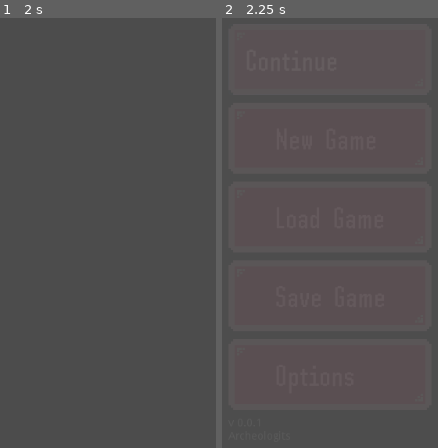
Above: before the commit, frames 1-2 (left to right).
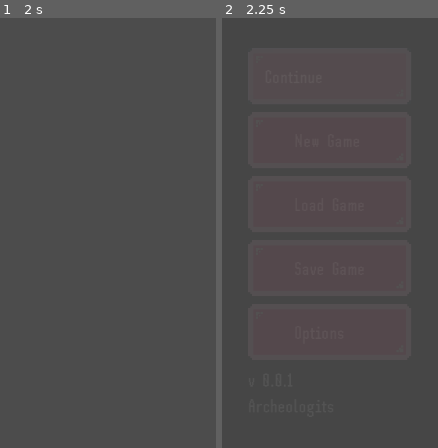
Above: after the commit, the same moments.

Repository: Archeologits/GMTK-GJ-21
Game: Godot game, scene res://Main.tscn
The game is run twice, just before and just after one commit, with the same random seed, the same clock (stepped at 60 frames per second) and the same inputs.
Inputs:
- Up to frame 1 (2 s): click "New Game" at 0.5 s; click "New Game" at 1.25 s
- Up to frame 2 (2.25 s): click "Continue" at 2 s

Frame 1 is identical in both runs. In frame 2, 1.0% of the frame differs, in the area x 11-75%, y 7-88%.

Commit message:
Modified theme

Diff:
--- a/gui/Options.tscn
+++ b/gui/Options.tscn
@@ -1,6 +1,7 @@
-[gd_scene load_steps=2 format=2]
+[gd_scene load_steps=3 format=2]
 
 [ext_resource path="res://gui/Options.gd" type="Script" id=1]
+[ext_resource path="res://gui/tres/guitheme.tres" type="Theme" id=2]
 
 [node name="Options" type="CenterContainer"]
 margin_left = 387.0
@@ -12,15 +13,15 @@
 }
 
 [node name="Grid" type="GridContainer" parent="."]
-margin_top = 275.0
+margin_top = 268.0
 margin_right = 504.0
-margin_bottom = 315.0
+margin_bottom = 322.0
 columns = 2
 
 [node name="VolumeLabel" type="Label" parent="Grid"]
-margin_top = 1.0
 margin_right = 250.0
-margin_bottom = 15.0
+margin_bottom = 30.0
+theme = ExtResource( 2 )
 text = "Volume"
 
 [node name="Volume" type="HSlider" parent="Grid"]
@@ -29,9 +30,9 @@
 margin_bottom = 16.0
 
 [node name="ActionButton" type="Button" parent="Grid"]
-margin_top = 20.0
+margin_top = 34.0
 margin_right = 250.0
-margin_bottom = 40.0
+margin_bottom = 54.0
 rect_min_size = Vector2( 250, 0 )
 text = "Apply Changes"
 align = 0
@@ -41,9 +42,9 @@
 
 [node name="BackButton" type="Button" parent="Grid"]
 margin_left = 254.0
-margin_top = 20.0
+margin_top = 34.0
 margin_right = 504.0
-margin_bottom = 40.0
+margin_bottom = 54.0
 rect_min_size = Vector2( 250, 0 )
 text = "Back"
 align = 0
--- a/gui/PauseMenu.tscn
+++ b/gui/PauseMenu.tscn
@@ -45,7 +45,7 @@
 [node name="ColorRect" type="ColorRect" parent="."]
 margin_right = 1024.0
 margin_bottom = 600.0
-color = Color( 0.384314, 0.384314, 0.384314, 1 )
+color = Color( 0, 0, 0, 1 )
 __meta__ = {
 "_edit_use_anchors_": false
 }
@@ -71,17 +71,17 @@
 alignment = 1
 
 [node name="Buttons" type="VBoxContainer" parent="MainMenu/HBox"]
-margin_left = 377.0
-margin_right = 637.0
+margin_left = 402.0
+margin_right = 611.0
 margin_bottom = 590.0
 size_flags_vertical = 3
 custom_constants/separation = 10
 alignment = 1
 
 [node name="Continue" type="Button" parent="MainMenu/HBox/Buttons"]
-margin_top = 27.0
-margin_right = 260.0
-margin_bottom = 118.0
+margin_top = 58.0
+margin_right = 209.0
+margin_bottom = 130.0
 text = "Continue"
 align = 0
 __meta__ = {
@@ -89,9 +89,9 @@
 }
 
 [node name="NewGame" type="Button" parent="MainMenu/HBox/Buttons"]
-margin_top = 128.0
-margin_right = 260.0
-margin_bottom = 219.0
+margin_top = 140.0
+margin_right = 209.0
+margin_bottom = 212.0
 text = "New Game"
 align = 0
 __meta__ = {
@@ -99,9 +99,9 @@
 }
 
 [node name="LoadGame" type="Button" parent="MainMenu/HBox/Buttons"]
-margin_top = 229.0
-margin_right = 260.0
-margin_bottom = 320.0
+margin_top = 222.0
+margin_right = 209.0
+margin_bottom = 294.0
 text = "Load Game"
 align = 0
 __meta__ = {
@@ -109,9 +109,9 @@
 }
 
 [node name="SaveGame" type="Button" parent="MainMenu/HBox/Buttons"]
-margin_top = 330.0
-margin_right = 260.0
-margin_bottom = 421.0
+margin_top = 304.0
+margin_right = 209.0
+margin_bottom = 376.0
 text = "Save Game"
 align = 0
 __meta__ = {
@@ -119,9 +119,9 @@
 }
 
 [node name="Options" type="Button" parent="MainMenu/HBox/Buttons"]
-margin_top = 431.0
-margin_right = 260.0
-margin_bottom = 522.0
+margin_top = 386.0
+margin_right = 209.0
+margin_bottom = 458.0
 text = "Options"
 align = 0
 __meta__ = {
@@ -129,9 +129,9 @@
 }
 
 [node name="Version" type="Label" parent="MainMenu/HBox/Buttons"]
-margin_top = 532.0
-margin_right = 260.0
-margin_bottom = 563.0
+margin_top = 468.0
+margin_right = 209.0
+margin_bottom = 531.0
 text = "v 0.0.1
 Archeologits"
 
@@ -142,9 +142,9 @@
 margin_bottom = 590.0
 
 [node name="VBox" type="VBoxContainer" parent="MainMenu/HBox/Savefiles"]
-margin_top = 47.0
-margin_right = 504.0
-margin_bottom = 542.0
+margin_top = 57.0
+margin_right = 504.0
+margin_bottom = 533.0
 
 [node name="ItemList" type="ItemList" parent="MainMenu/HBox/Savefiles/VBox"]
 margin_right = 504.0
@@ -194,6 +194,7 @@
 margin_top = 247.0
 margin_right = 826.0
 margin_bottom = 317.0
+theme = ExtResource( 1 )
 __meta__ = {
 "_edit_use_anchors_": false
 }
--- a/gui/tres/guifont.tres
+++ b/gui/tres/guifont.tres
@@ -3,5 +3,5 @@
 [ext_resource path="res://gui/fonts/pixel_font_1 (sh_pinscher)/SHPinscher-Regular.otf" type="DynamicFontData" id=1]
 
 [resource]
-size = 40
+size = 25
 font_data = ExtResource( 1 )
--- a/gui/tres/guitheme.tres
+++ b/gui/tres/guitheme.tres
@@ -50,6 +50,9 @@
 margin_left = 9.0
 margin_right = 9.0
 
+[sub_resource type="StyleBoxFlat" id=7]
+bg_color = Color( 0, 0, 0, 1 )
+
 [resource]
 Button/colors/font_color = Color( 0.88, 0.88, 0.88, 1 )
 Button/colors/font_color_disabled = Color( 0.9, 0.9, 0.9, 0.2 )
@@ -69,3 +72,26 @@
 HSlider/styles/grabber_area = SubResource( 4 )
 HSlider/styles/grabber_area_highlight = SubResource( 5 )
 HSlider/styles/slider = SubResource( 6 )
+ItemList/colors/font_color = Color( 0.63, 0.63, 0.63, 1 )
+ItemList/colors/font_color_selected = Color( 1, 1, 1, 1 )
+ItemList/colors/guide_color = Color( 0, 0, 0, 0.1 )
+ItemList/constants/hseparation = 4
+ItemList/constants/icon_margin = 4
+ItemList/constants/line_separation = 2
+ItemList/constants/vseparation = 2
+ItemList/fonts/font = ExtResource( 2 )
+ItemList/styles/bg = SubResource( 7 )
+ItemList/styles/bg_focus = null
+ItemList/styles/cursor = null
+ItemList/styles/cursor_unfocused = null
+ItemList/styles/selected = null
+ItemList/styles/selected_focus = null
+Label/colors/font_color = Color( 1, 1, 1, 1 )
+Label/colors/font_color_shadow = Color( 0, 0, 0, 0 )
+Label/colors/font_outline_modulate = Color( 1, 1, 1, 1 )
+Label/constants/line_spacing = 3
+Label/constants/shadow_as_outline = 0
+Label/constants/shadow_offset_x = 1
+Label/constants/shadow_offset_y = 1
+Label/fonts/font = ExtResource( 2 )
+Label/styles/normal = null
Not shown: 1 places in gui/tres/guitheme.tres that only renumber resources
